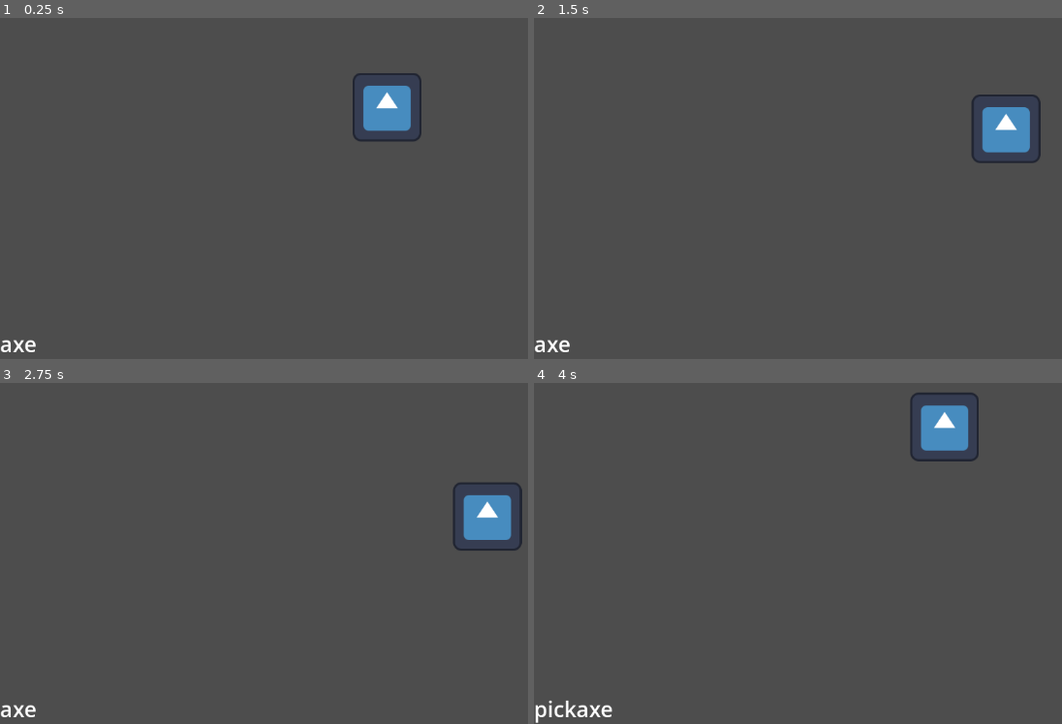
Above: before the commit, frames 1-4 (two rows, left to right).
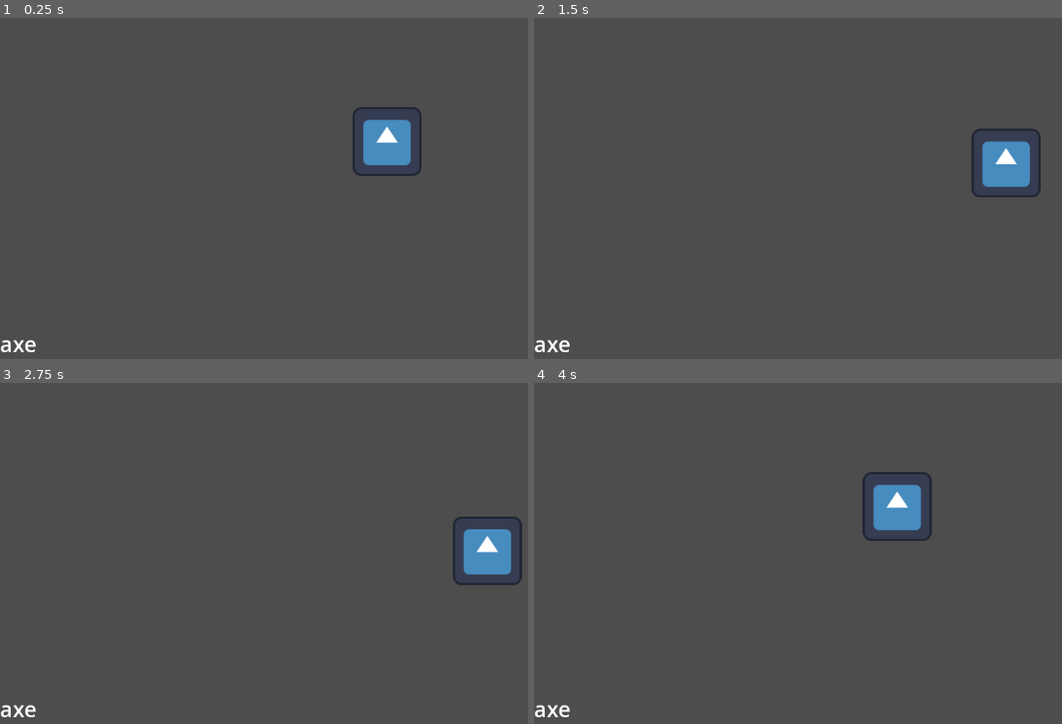
Above: after the commit, the same moments.

Repository: AnigamerWasTakenTwice/gmtk-jam-26-aniandcopper
Game: Godot game, scene res://scenes/test.tscn
The game is run twice, just before and just after one commit, with the same random seed, the same clock (stepped at 60 frames per second) and the same inputs. The project has no main scene, so this scene is started directly. The engine's default icon, where the game draws it, is replaced by a stand-in: a white triangle on a blue panel in a dark square.
Inputs (mouse positions are in pixels of both pictures, inside the frame that each line leads up to):
- Up to frame 1 (0.25 s): no input
- Up to frame 2 (1.5 s): tap Enter at 0.5 s; move the mouse to (outside the picture) at 0.52 s; hold D (move_right) 0.53-1.28 s; click (outside the picture) at 0.6 s; tap E (interact) at 0.8, 1.35 s; move the mouse to (766, 164) at 1.27 s; hold S (move_down) from 1.28 s (still down)
- Up to frame 3 (2.75 s): right-click (232, 529) at 1.55 s; move the mouse to (464, 410) at 2.02 s; release S (move_down) at 2.03 s; hold D (move_right) from 2.03 s (still down); right-click (464, 410) at 2.1 s; click (464, 410) at 2.3 s
- Up to frame 4 (4 s): move the mouse to (882, 594) at 2.77 s; release D (move_right) at 2.78 s; hold W (move_up) 2.78-3.53 s; click (882, 594) at 2.85 s; tap E (interact) at 3.05 s; move the mouse to (outside the picture) at 3.52 s; hold A (move_left) from 3.53 s (still down); tap R (cycle) at 3.6 s; right-click (outside the picture) at 3.8 s

The runs differ from the first frame. In frame 1, 2.3% of the frame differs, in the area x 66-80%, y 16-47%; in frame 2, 2.3%; in frame 3, 2.3%; in frame 4, 3.5%, in the area x 0-85%, y 2-100%.

Commit message:
added enemies

Diff:
--- /dev/null
+++ b/scenes/prefabs/enemy.tscn
@@ -0,0 +1,34 @@
+[gd_scene load_steps=5 format=3 uid="uid://jb42wjtdh6m"]
+
+[ext_resource type="Script" path="res://scripts/enemy.gd" id="1_v48k1"]
+[ext_resource type="PackedScene" uid="uid://xicjh6l1ep0c" path="res://scenes/prefabs/hitbox.tscn" id="2_r4rc7"]
+
+[sub_resource type="RectangleShape2D" id="RectangleShape2D_wqjon"]
+
+[sub_resource type="RectangleShape2D" id="RectangleShape2D_6v5s6"]
+size = Vector2(96, 96)
+
+[node name="Enemy" type="CharacterBody2D"]
+script = ExtResource("1_v48k1")
+
+[node name="Hitbox" parent="." instance=ExtResource("2_r4rc7")]
+
+[node name="CollisionShape2D" type="CollisionShape2D" parent="."]
+shape = SubResource("RectangleShape2D_wqjon")
+
+[node name="WanderTimer" type="Timer" parent="."]
+wait_time = 3.0
+autostart = true
+
+[node name="InteractionArea" type="Area2D" parent="."]
+position = Vector2(0, -64)
+
+[node name="CollisionShape2D" type="CollisionShape2D" parent="InteractionArea"]
+shape = SubResource("RectangleShape2D_6v5s6")
+
+[node name="AttackTimer" type="Timer" parent="."]
+wait_time = 0.25
+autostart = true
+
+[connection signal="timeout" from="WanderTimer" to="." method="_on_wander_timer_timeout"]
+[connection signal="timeout" from="AttackTimer" to="." method="_on_attack_timer_timeout"]
--- a/scenes/prefabs/harvest_point.tscn
+++ b/scenes/prefabs/harvest_point.tscn
@@ -1,6 +1,6 @@
 [gd_scene load_steps=4 format=3 uid="uid://basvai4ymr7f0"]
 
-[ext_resource type="Script" path="res://scripts/entity.gd" id="1_mjc6o"]
+[ext_resource type="Script" path="res://scripts/harvest_point.gd" id="1_mjc6o"]
 [ext_resource type="PackedScene" uid="uid://xicjh6l1ep0c" path="res://scenes/prefabs/hitbox.tscn" id="2_qr66p"]
 
 [sub_resource type="RectangleShape2D" id="RectangleShape2D_wqjon"]
--- a/scenes/prefabs/player.tscn
+++ b/scenes/prefabs/player.tscn
@@ -1,10 +1,11 @@
-[gd_scene load_steps=6 format=3 uid="uid://bvln38xbur2mi"]
+[gd_scene load_steps=7 format=3 uid="uid://bvln38xbur2mi"]
 
 [ext_resource type="Script" path="res://scripts/player.gd" id="1_ov4t6"]
 [ext_resource type="Texture2D" uid="uid://bmpkolr6slwm6" path="res://icon.svg" id="2_x6rid"]
+[ext_resource type="PackedScene" uid="uid://xicjh6l1ep0c" path="res://scenes/prefabs/hitbox.tscn" id="3_c8q2h"]
 
 [sub_resource type="RectangleShape2D" id="RectangleShape2D_u0ay4"]
-size = Vector2(122, 19)
+size = Vector2(64, 64)
 
 [sub_resource type="RectangleShape2D" id="RectangleShape2D_bbo88"]
 size = Vector2(64, 64)
@@ -22,11 +23,8 @@
 
 [node name="Sprite2D" type="Sprite2D" parent="."]
 texture = ExtResource("2_x6rid")
-centered = false
-offset = Vector2(-64, -128)
 
 [node name="CollisionShape2D" type="CollisionShape2D" parent="."]
-position = Vector2(0, -5.5)
 shape = SubResource("RectangleShape2D_u0ay4")
 
 [node name="Camera2D" type="Camera2D" parent="."]
@@ -54,3 +52,6 @@
 pivot_offset = Vector2(648, -200)
 text = "axe"
 label_settings = SubResource("LabelSettings_4xgyp")
+
+[node name="Hitbox" parent="." instance=ExtResource("3_c8q2h")]
+position = Vector2(0, -2)
--- a/scenes/test.tscn
+++ b/scenes/test.tscn
@@ -1,8 +1,9 @@
-[gd_scene load_steps=5 format=3 uid="uid://dvwua2wbj43yh"]
+[gd_scene load_steps=6 format=3 uid="uid://dvwua2wbj43yh"]
 
 [ext_resource type="PackedScene" uid="uid://bvln38xbur2mi" path="res://scenes/prefabs/player.tscn" id="1_gnr22"]
 [ext_resource type="PackedScene" uid="uid://basvai4ymr7f0" path="res://scenes/prefabs/harvest_point.tscn" id="2_kaiv3"]
 [ext_resource type="Script" path="res://scripts/pickup.gd" id="3_0dxfe"]
+[ext_resource type="PackedScene" uid="uid://jb42wjtdh6m" path="res://scenes/prefabs/enemy.tscn" id="4_t4uas"]
 
 [sub_resource type="RectangleShape2D" id="RectangleShape2D_67y6s"]
 
@@ -22,3 +23,12 @@
 [node name="CollisionShape2D" type="CollisionShape2D" parent="Pickup"]
 position = Vector2(222, 331)
 shape = SubResource("RectangleShape2D_67y6s")
+
+[node name="Enemy" parent="." node_paths=PackedStringArray("player") instance=ExtResource("4_t4uas")]
+position = Vector2(981, 482)
+drop = "wood"
+type = "attack"
+player = NodePath("../Player")
+movement_speed = 200.0
+detection_range = 300.0
+chase_range = 1000.0
--- /dev/null
+++ b/scripts/enemy.gd
@@ -0,0 +1,47 @@
+extends CharacterBody2D
+
+@export var health = 10
+@export var drop: String
+@export var type: String
+@export var player: CharacterBody2D
+@export var movement_speed: float
+@export var detection_range: float
+@export var chase_range: float
+var start_spot: Vector2
+var wander_spot: Vector2
+# Called when the node enters the scene tree for the first time.
+func _ready() -> void:
+	$Hitbox.set_meta("type", type)
+	start_spot = position
+	pass # Replace with function body.
+
+
+# Called every frame. 'delta' is the elapsed time since the previous frame.
+func _process(delta: float) -> void:
+	if health <= 0:
+		Global.inventory[drop] += 1
+		queue_free()
+	if player:
+		if player.position.distance_to(position) < detection_range and position.distance_to(start_spot) < chase_range:
+			velocity = position.direction_to(player.position) * movement_speed
+			$InteractionArea.position = position.direction_to(player.position) * 128
+		else:
+			if position.distance_to(wander_spot) > 3:
+				velocity = position.direction_to(wander_spot) * movement_speed
+			else: velocity = Vector2.ZERO
+	move_and_slide()
+	pass
+
+
+func _on_wander_timer_timeout() -> void:
+	wander_spot = start_spot + Vector2(randf_range(-100, 100), randf_range(-100, 100))
+	pass # Replace with function body.
+
+
+func _on_attack_timer_timeout() -> void:
+	if player:
+		if player.position.distance_to(position) < 150:
+			for area in $InteractionArea.get_overlapping_areas():
+				if area.get_meta("type") == "attack":
+					area.call("interaction")
+	pass # Replace with function body.
--- a/scripts/player.gd
+++ b/scripts/player.gd
@@ -6,6 +6,7 @@
 @export var run_max_speed_multiplier: float
 var movement_direction: Vector2
 @onready var interaction_area: Area2D = $InteractionArea
+@export var health = 10
 
 var tools = [
 	"axe",
@@ -31,7 +32,7 @@
 	velocity = lerp(velocity, Vector2.ZERO, 0.2)
 	move_and_slide()
 	if movement_direction != Vector2.ZERO:
-		interaction_area.position = Vector2(0, -64) + (movement_direction * 96)
+		interaction_area.position = movement_direction * 96
 	if Input.is_action_just_pressed("attack"): interact("attack")
 	if Input.is_action_just_pressed("interact"): interact("interact")
 	if Input.is_action_just_pressed("tool"): interact(tools[selected_tool])
@@ -39,9 +40,11 @@
 		if selected_tool < tools.size() - 1: selected_tool += 1
 		else: selected_tool = 0
 		$UI/ToolSelected.text = tools[selected_tool]
+	if health <= 0:
+		get_tree().change_scene_to_file("res://scenes/test.tscn")
 	pass
 
 func interact(type: String):
 	for area in interaction_area.get_overlapping_areas():
-		if area.get_meta("type") == type:
+		if area.get_meta("type") == type and area != $Hitbox:
 			area.call("interaction")
Renamed: scripts/entity.gd -> scripts/harvest_point.gd
